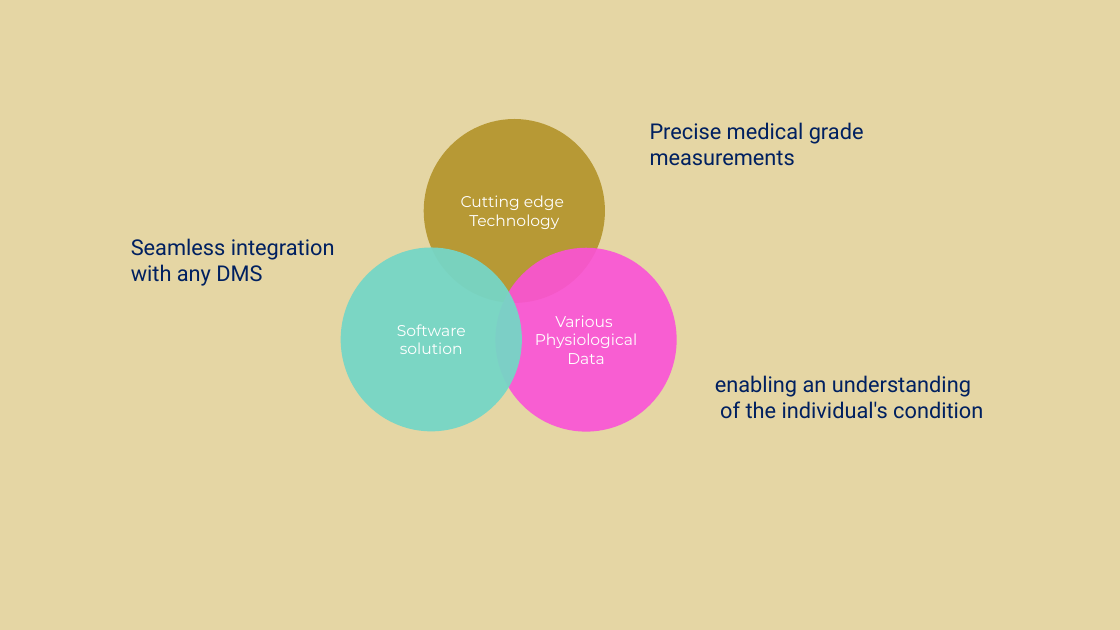
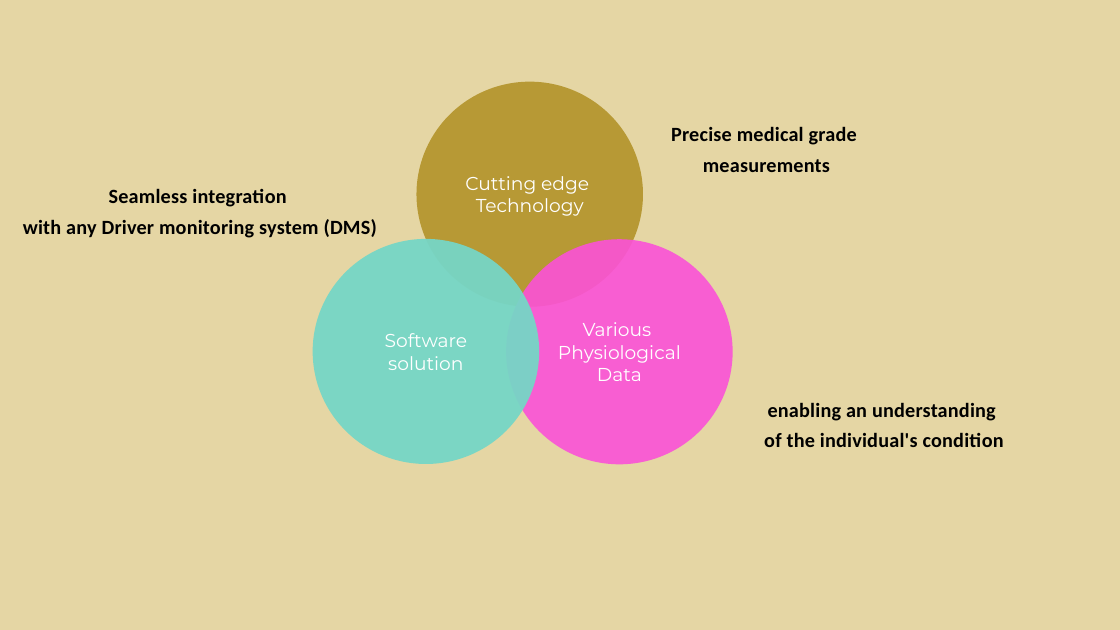
Before and after one commit to rancalifa/HeartRay-webpage, a slide deck: slide 10 of HeartRay-website .pptx (slide 9 before the commit). Drawn at 1120x630 pixels with LibreOffice and Linux fonts; fonts in the diff are those of the drawing. Boxes give left, top, right and bottom in pixels: in the first picture for what was removed or moved away, otherwise in the second. Text is boxed around its words. In the diff, an @@ line names an element or a change of style, - is before the commit and + after.

```diff
--- a/HeartRay-website .pptx
+++ b/HeartRay-website .pptx
@@ ellipse "Cutting edge" resized from (x1=424, y1=119, x2=605, y2=302) to (x1=417, y1=82, x2=643, y2=307) @@
@@ text "Precise medical grade" at (x1=671, y1=126, x2=857, y2=172): size 28 to 26 pt, font Roboto to Calibri, text colour #002060 to #000000, letter spacing 0 to 0.2 pt, bold on; alignment left to centre; line spacing 1 to 1.15; more space between paragraphs @@
@@ text "Seamless integration" moved from (x1=131, y1=238, x2=335, y2=286) to (x1=23, y1=188, x2=377, y2=238) @@
@@ text at (x1=109, y1=188, x2=286, y2=207): size 28 to 26 pt, font Roboto to Calibri, text colour #002060 to #000000, letter spacing 0 to 0.2 pt, bold on in "Seamless integration"; alignment left to centre; line spacing 1 to 1.15; more space between paragraphs @@
@@ text at (x1=23, y1=219, x2=377, y2=238): text changed; size 28 to 26 pt; font Roboto to Calibri; text colour #002060 to #000000; bold on @@
-with any DMS
+with any Driver monitoring system (DMS)
@@ ellipse "Software" resized from (x1=340, y1=248, x2=522, y2=431) to (x1=312, y1=239, x2=539, y2=464) @@
@@ size 20 to 24 pt in 3 elements at (x1=312, y1=239, x2=539, y2=464), (x1=417, y1=82, x2=643, y2=307), (x1=506, y1=239, x2=732, y2=464) @@
@@ ellipse "Various" resized from (x1=496, y1=248, x2=677, y2=431) to (x1=506, y1=239, x2=732, y2=464) @@
@@ text "enabling an understanding" at (x1=764, y1=402, x2=1004, y2=447): size 28 to 26 pt, font Roboto to Calibri, text colour #002060 to #000000, letter spacing 0 to 0.2 pt, bold on; alignment left to centre; line spacing 1 to 1.15; more space between paragraphs @@
@@ text "enabling an understanding" moved from (x1=715, y1=375, x2=983, y2=419) to (x1=764, y1=402, x2=1004, y2=447) @@
```
Also in this commit, not shown: 1 other slide changed, 3 slides added, 6 other files.
